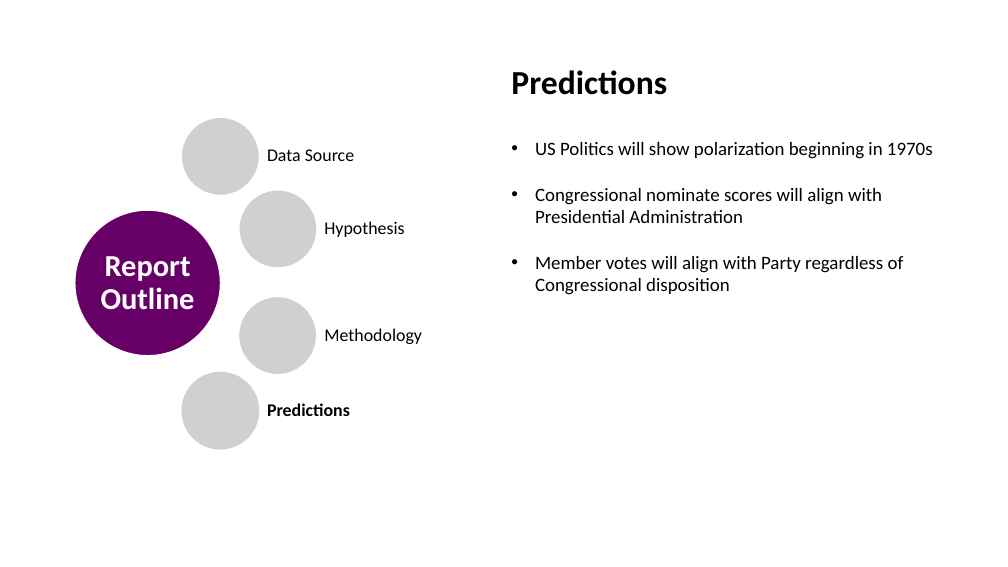
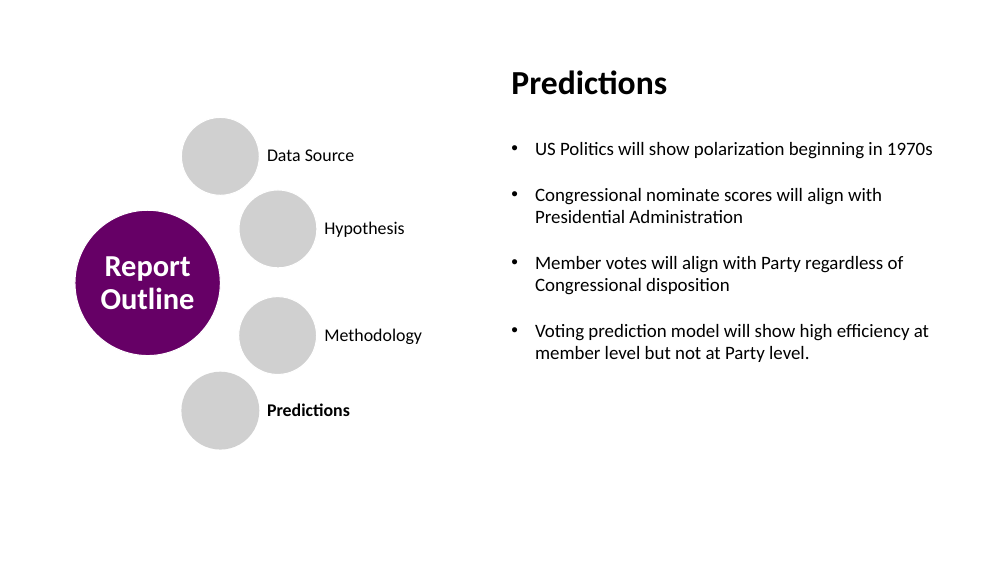
Before and after one commit to Malekyte/political-polarity, a slide deck: slide 6 of reports/Midterm Presentation.pptx. Drawn at 1008x567 pixels with LibreOffice and Linux fonts; fonts in the diff are those of the drawing; grey boxes stand for pictures. Boxes give left, top, right and bottom in pixels: in the first picture for what was removed or moved away, otherwise in the second. Text is boxed around its words. In the diff, an @@ line names an element or a change of style, - is before the commit and + after.

Commit message:
interim working for prediction model

```diff
--- a/reports/Midterm Presentation.pptx
+++ b/reports/Midterm Presentation.pptx
@@ text at (535, 324, 929, 362): paragraph added @@
+• Voting prediction model will show high efficiency at member level but not at Party level.
```
Also in this commit, not shown: 2 other slides changed, 4 other files.
